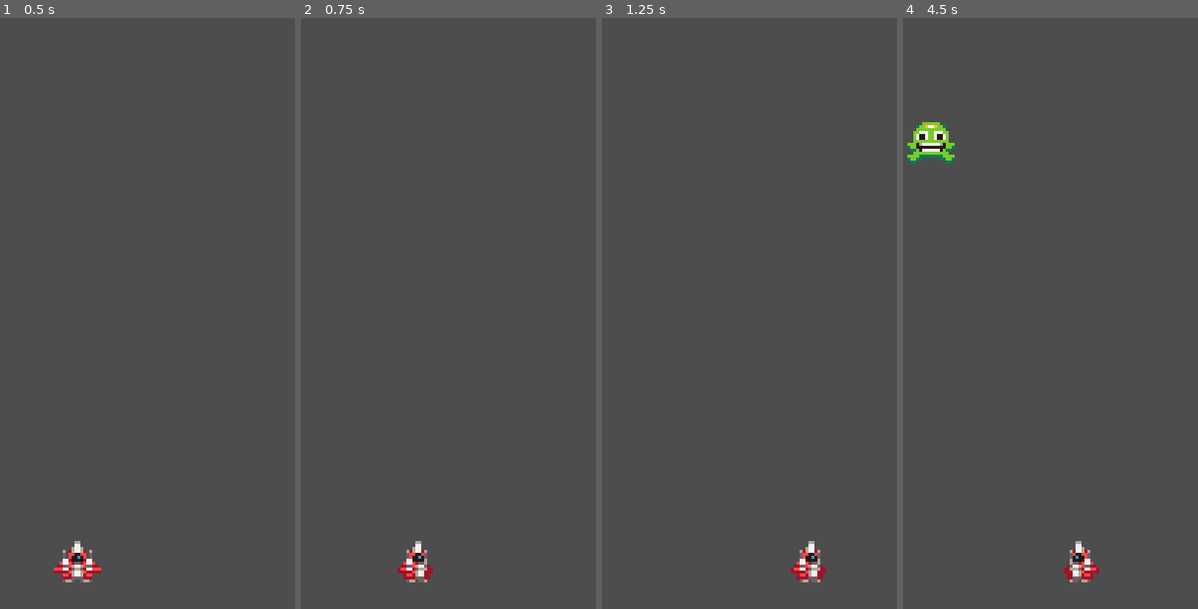
Above: before the commit, frames 1-4 (left to right).
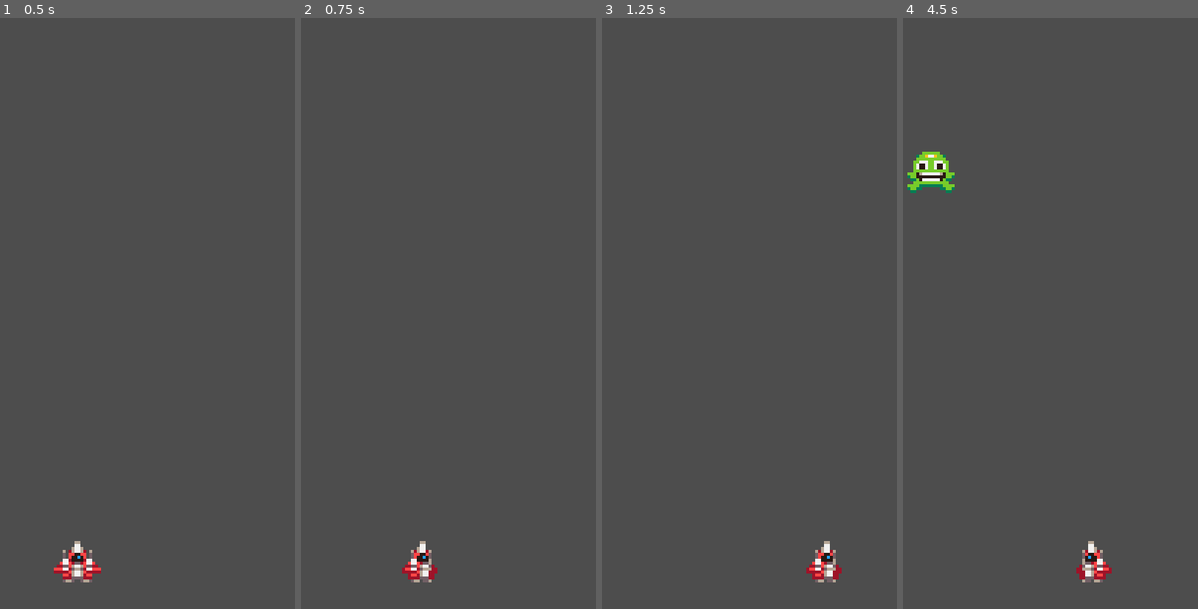
Above: after the commit, the same moments.

Repository: cheskya/ISCS3014-Project3
Game: Godot game, scene res://scenes/game.tscn
Two runs of this game, one before a commit and one after it. Both use one fixed random seed, a clock stepped at 60 frames per second and the inputs below.
Inputs:
- Up to frame 1 (0.5 s): no input
- Up to frame 2 (0.75 s): tap Enter at 0.5 s; hold D (right) from 0.53 s (still down)
- Up to frame 3 (1.25 s): keep holding D (right)
- Up to frame 4 (4.5 s): release D (right) at 1.28 s; hold S (down) 1.28-2.03 s; tap Space at 2 s; hold D (right) 2.03-2.78 s; tap Enter at 2.75 s; hold W (up) 2.78-3.53 s; hold A (left) from 3.53 s (still down)

Frame 1 is identical in both runs. In frame 2, 0.5% of the frame differs, in the area x 32-47%, y 88-96%; in frame 3, 0.8%; in frame 4, 2.2%, in the area x 1-71%, y 17-96%.

Commit message:
Change player and enemy speed

Diff:
--- a/scenes/player.tscn
+++ b/scenes/player.tscn
@@ -2,10 +2,6 @@
 
 [ext_resource type="Script" path="res://scripts/player.gd" id="1_4ww0i"]
 [ext_resource type="Texture2D" uid="uid://bueum7kdmgqm4" path="res://assets/Player ship/Player_ship (16 x 16).png" id="1_byuyw"]
-
-[sub_resource type="AtlasTexture" id="AtlasTexture_khv4n"]
-atlas = ExtResource("1_byuyw")
-region = Rect2(16, 0, 16, 16)
 
 [sub_resource type="AtlasTexture" id="AtlasTexture_7mhs7"]
 atlas = ExtResource("1_byuyw")
@@ -15,16 +11,12 @@
 atlas = ExtResource("1_byuyw")
 region = Rect2(32, 0, 16, 16)
 
+[sub_resource type="AtlasTexture" id="AtlasTexture_khv4n"]
+atlas = ExtResource("1_byuyw")
+region = Rect2(16, 0, 16, 16)
+
 [sub_resource type="SpriteFrames" id="SpriteFrames_n7p37"]
 animations = [{
-"frames": [{
-"duration": 1.0,
-"texture": SubResource("AtlasTexture_khv4n")
-}],
-"loop": true,
-"name": &"idle",
-"speed": 5.0
-}, {
 "frames": [{
 "duration": 1.0,
 "texture": SubResource("AtlasTexture_7mhs7")
@@ -40,6 +32,14 @@
 "loop": true,
 "name": &"move_right",
 "speed": 5.0
+}, {
+"frames": [{
+"duration": 1.0,
+"texture": SubResource("AtlasTexture_khv4n")
+}],
+"loop": true,
+"name": &"straight",
+"speed": 5.0
 }]
 
 [sub_resource type="CircleShape2D" id="CircleShape2D_0xeae"]
@@ -52,8 +52,8 @@
 [node name="AnimatedSprite2D" type="AnimatedSprite2D" parent="."]
 position = Vector2(0, -7)
 sprite_frames = SubResource("SpriteFrames_n7p37")
-animation = &"idle"
-autoplay = "idle"
+animation = &"straight"
+autoplay = "straight"
 
 [node name="CollisionShape2D" type="CollisionShape2D" parent="."]
 position = Vector2(0, -6)
--- a/scripts/enemy.gd
+++ b/scripts/enemy.gd
@@ -1,6 +1,6 @@
 extends Area2D
 
-var speed = 110
+var speed = 130
 
 func _physics_process(delta: float) -> void:
 	translate(Vector2.DOWN * speed * delta)
--- a/scripts/player.gd
+++ b/scripts/player.gd
@@ -1,6 +1,6 @@
 extends CharacterBody2D
 
-@export var speed = 250
+@export var speed = 280
 
 @onready var animated_sprite = $AnimatedSprite2D
 
@@ -8,7 +8,7 @@
 	var move = Input.get_vector("left", "right", "up", "down")
 
 	if move[0] == 0:
-		animated_sprite.play("idle")
+		animated_sprite.play("straight")
 	elif move[0] > 0:
 		animated_sprite.play("move_right")
 	elif move[0] < 0:
